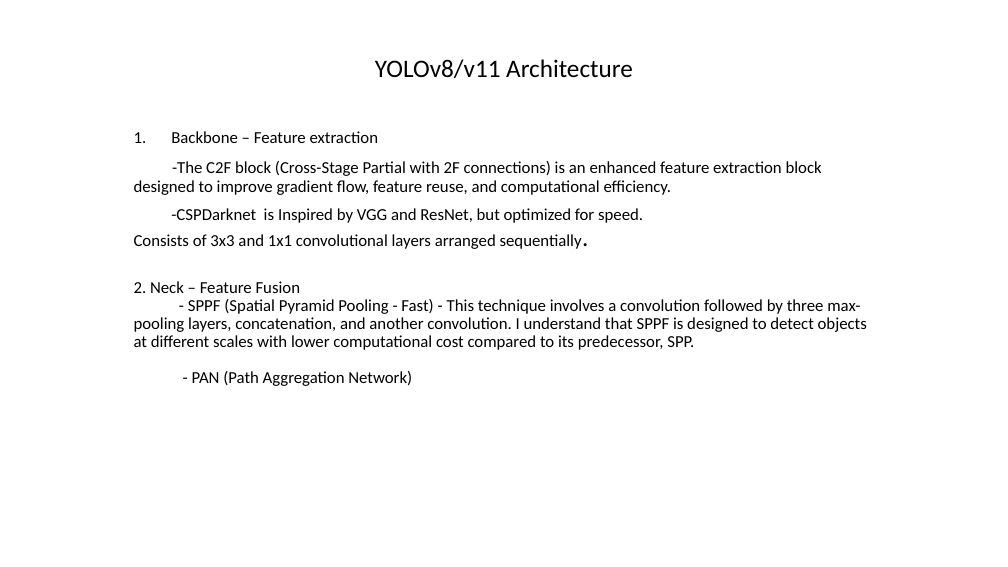
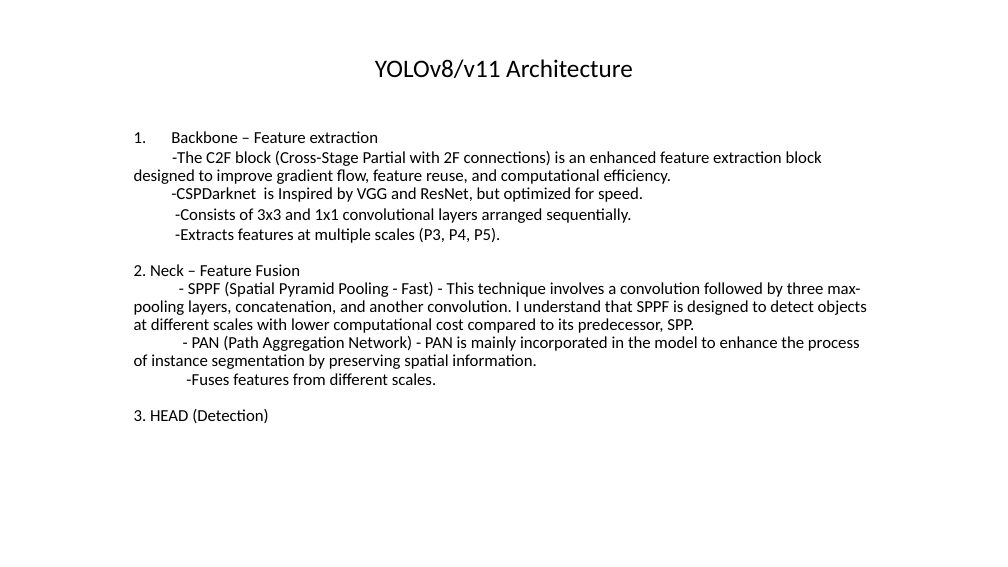
Before and after one commit to JoshDe777/CompVis_FTRS, a slide deck: slide 1 of Helper.pptx. Drawn at 1008x567 pixels with LibreOffice and Linux fonts; fonts in the diff are those of the drawing. Boxes give left, top, right and bottom in pixels: in the first picture for what was removed or moved away, otherwise in the second. Text is boxed around its words. In the diff, an @@ line names an element or a change of style, - is before the commit and + after.

```diff
--- a/Helper.pptx
+++ b/Helper.pptx
@@ subtitle at [134,151,822,202]: less space between paragraphs @@
@@ subtitle at [175,208,631,243]: text changed @@
-Consists of 3x3 and 1x1 convolutional layers arranged sequentially.
+-Consists of 3x3 and 1x1 convolutional layers arranged sequentially.
+-Extracts features at multiple scales (P3, P4, P5).
@@ subtitle at [134,336,860,423]: text changed @@
-- PAN (Path Aggregation Network)
+- PAN (Path Aggregation Network) - PAN is mainly incorporated in the model to enhance the process of instance segmentation by preserving spatial information.
+-Fuses features from different scales.
+3. HEAD (Detection)
```
Also in this commit, not shown: 1 other slide changed, 1 slide added, 1 other file.
